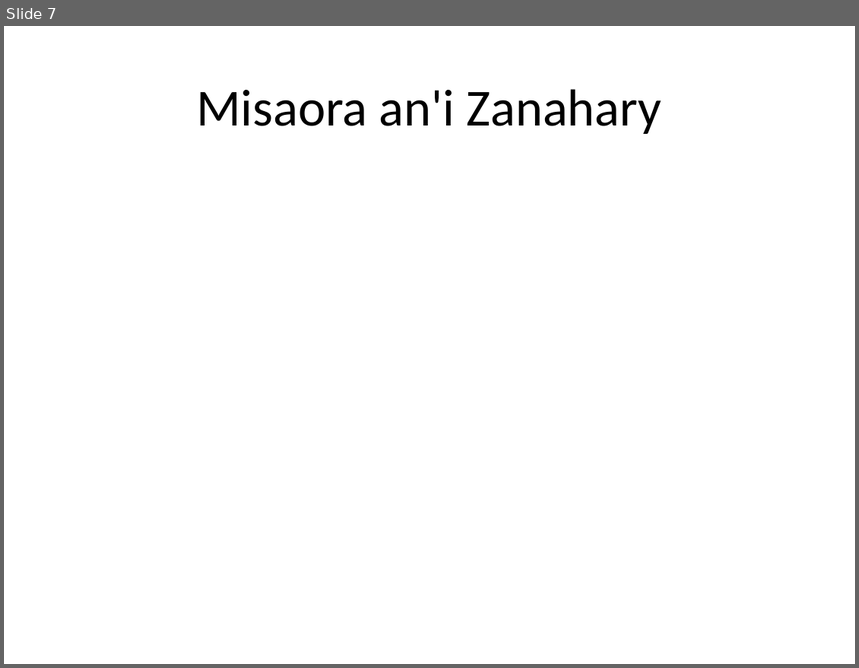
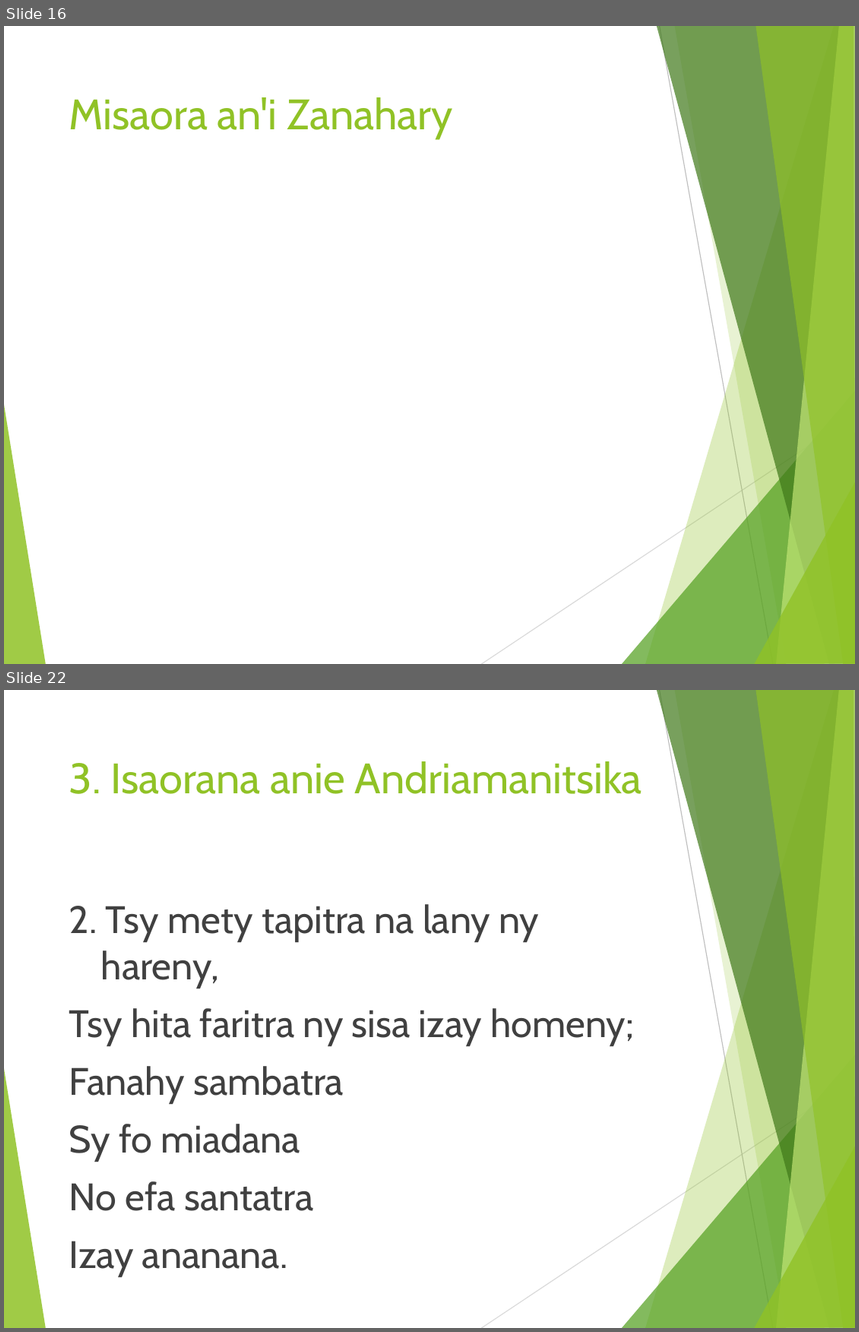
Before and after one commit to jojoX94/Powerpoint-cli--Python, a slide deck: chants.pptx. Shown one above the other, each under a label of ours: slide 7 before the commit, slides 16 and 22 after it; the slides between them are not shown. The pictures are 859x668 and 859x1332 pixels, drawn with LibreOffice and Linux fonts; fonts in the diff are those of the drawing. Boxes give left, top, right and bottom in pixels: in the first picture for what was removed or moved away, otherwise in the second. Text is boxed around its words. In the diff, an @@ line names an element or a change of style, - is before the commit and + after.

Commit message:
Apply default theme in powerpoint  to presentation

```diff
--- a/chants.pptx
+++ b/chants.pptx
@@ slide 22 added at [4, 690, 855, 1328], background #FFFFFF; not listed: 10 template elements that a slide beside it also shows @@
@@ title added at [69, 761, 642, 794], 36 pt, text #90C226 @@
+3. Isaorana anie Andriamanitsika
@@ text added at [69, 904, 634, 1211], 32.4 pt, text #404040 @@
+2. Tsy mety tapitra na lany ny hareny,
+Tsy hita faritra ny sisa izay homeny;
+Fanahy sambatra
+Sy fo miadana
+No efa santatra
+Izay ananana.
@@ what was slide 7 is now slide 16 @@
@@ slide 16 changed as well @@
@@ title "Misaora an'i Zanahary": place and size @@
-title "Misaora an'i Zanahary" at [196, 89, 662, 134]
+title "Misaora an'i Zanahary" at [69, 97, 453, 138]
@@ title "Misaora an'i Zanahary" at [69, 97, 453, 138]: size 44 to 36 pt, font Calibri to Cabin, text colour #000000 to #90C226; alignment centre to left; vertical alignment middle to top @@
@@ group added at [4, 26, 855, 664]: 8 freeform shapes, 2 lines @@
```
Also in this commit, not shown: 13 other slides changed, 22 other slides added, 3 other files.
